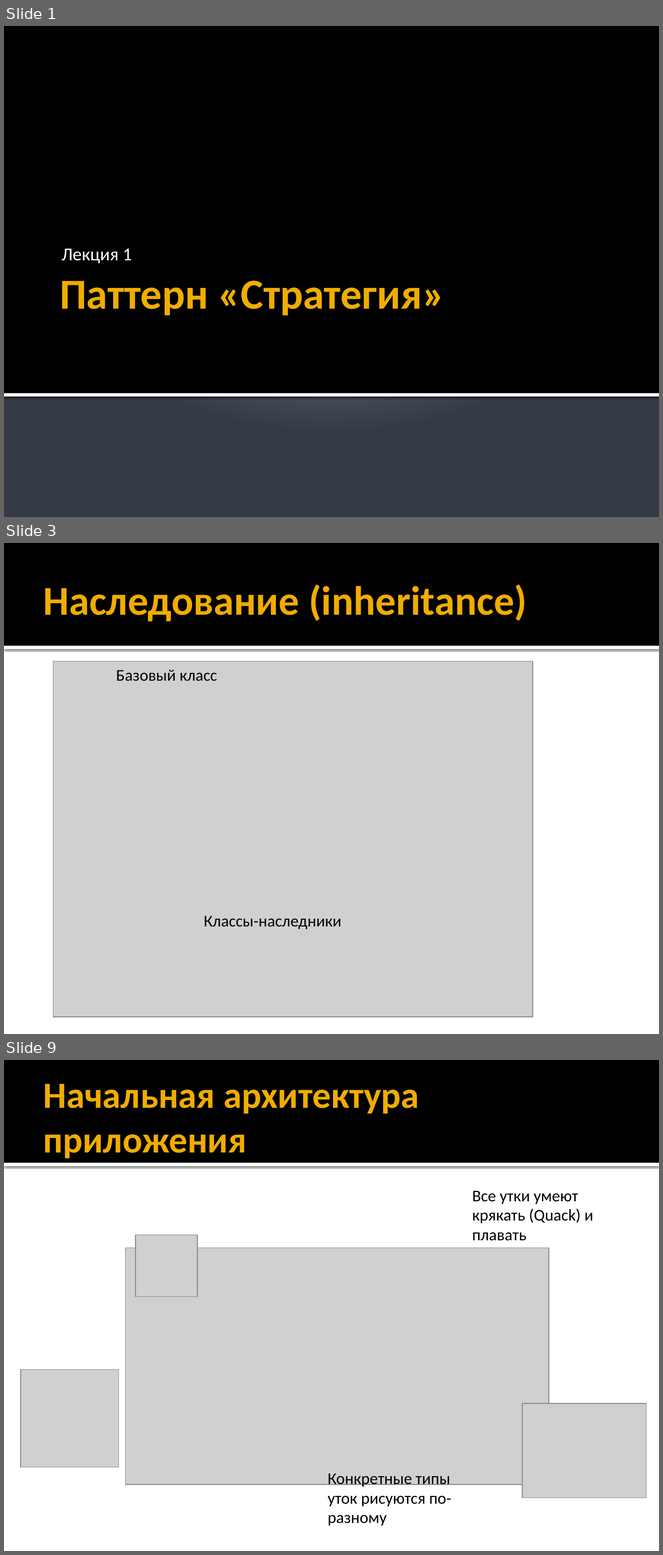
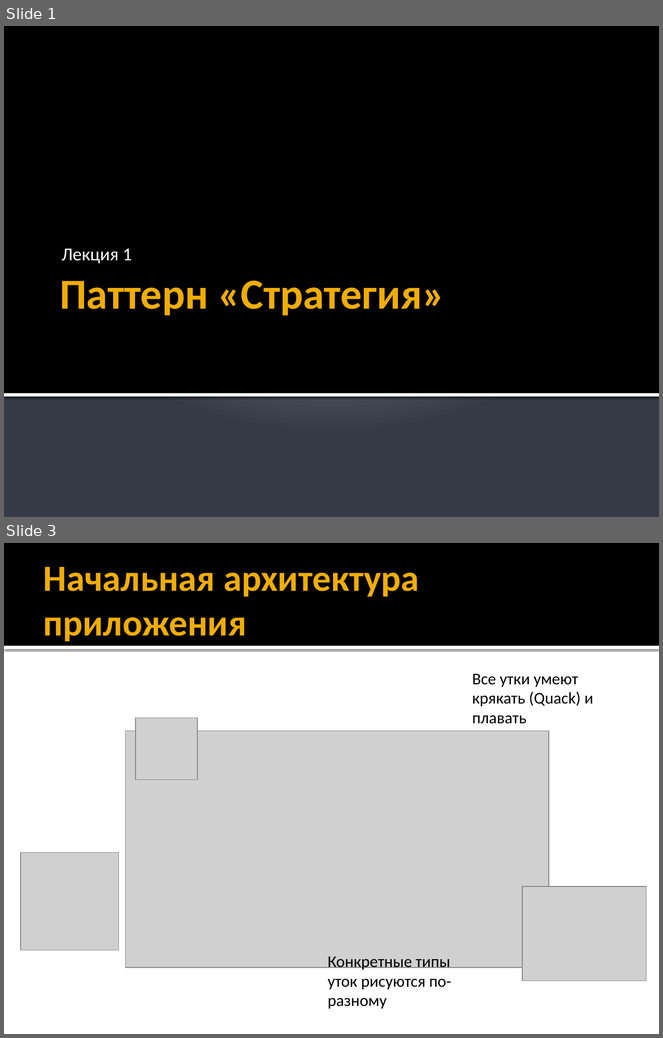
Before and after one commit to alexey-malov/ood, a slide deck: lectures/01.strategy/strategy.pptx. Shown one above the other, each under a label of ours: slides 1, 3 and 9 before the commit, slides 1 and 3 after it; the slides between them are not shown. The pictures are 663x1555 and 663x1038 pixels, drawn with LibreOffice and Linux fonts; fonts in the diff are those of the drawing; grey boxes stand for pictures. Boxes give left, top, right and bottom in pixels: in the first picture for what was removed or moved away, otherwise in the second. Text is boxed around its words. In the diff, an @@ line names an element or a change of style, - is before the commit and + after.

```diff
--- a/lectures/01.strategy/strategy.pptx
+++ b/lectures/01.strategy/strategy.pptx
@@ slide 3 removed at [4,543,659,1034], background #FFFFFF; not listed: 2 template elements that a slide beside it also shows @@
@@ title removed at [44,584,527,622] @@
-Наследование (inheritance)
@@ picture removed at [53,662,533,1017] @@
@@ text removed at [116,669,217,681] @@
-Базовый класс
@@ text removed at [204,916,341,929] @@
-Классы-наследники
@@ what was slide 9 is now slide 3 @@
```
Also in this commit, not shown: 10 slides changed, 2 slides added, 6 other slides removed, 2 other files.
